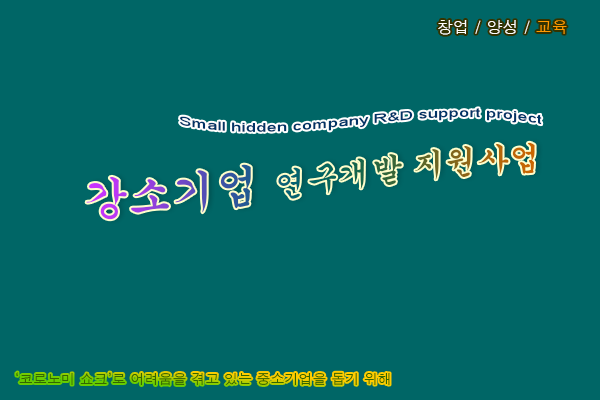
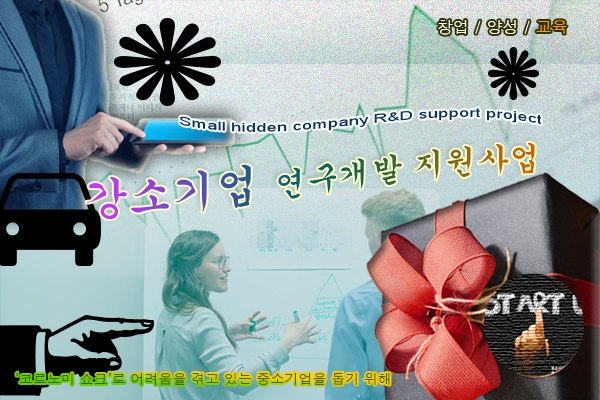
Two versions of the same layered image (w=600, h=400). Layer-by-layer changes:
added layer "1급-9" above "Layer 3" over [460, 273, 600, 395]
added layer "Layer 3" above "Car 2 1" over [484, 273, 584, 377]
added layer "Car 2 1" above "Flower 7 2" over [0, 173, 101, 266]
added layer "Flower 7 2" above "Flower 7 1" over [488, 47, 539, 100]
added layer "Flower 7 1" above "Point Right 1" over [114, 18, 221, 106]
added layer "Point Right 1" above "Layer 2" over [0, 315, 154, 396]
added layer "Layer 2" above "Layer 1" over [366, 172, 600, 400]
added layer "Layer 1" above "1급-8" over [0, 0, 235, 219]
added layer "1급-8" above "1급-7" over [0, 0, 600, 284]
added layer "1급-7" (screen, 80%) above "Background" over [0, 64, 600, 400]
